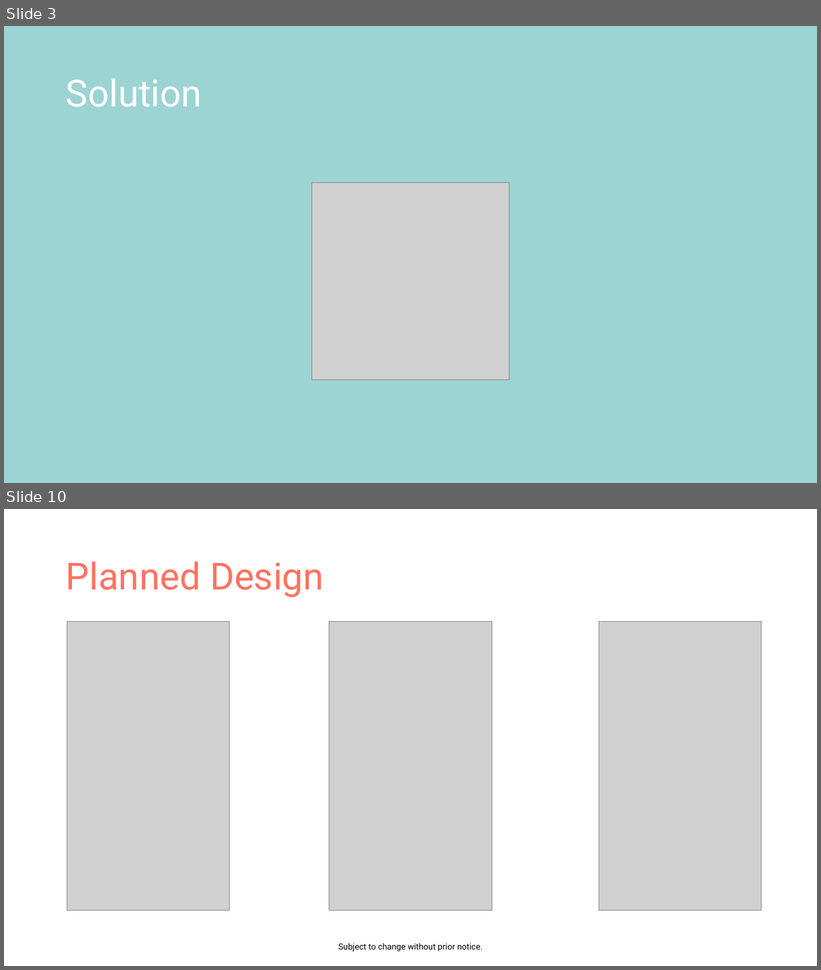
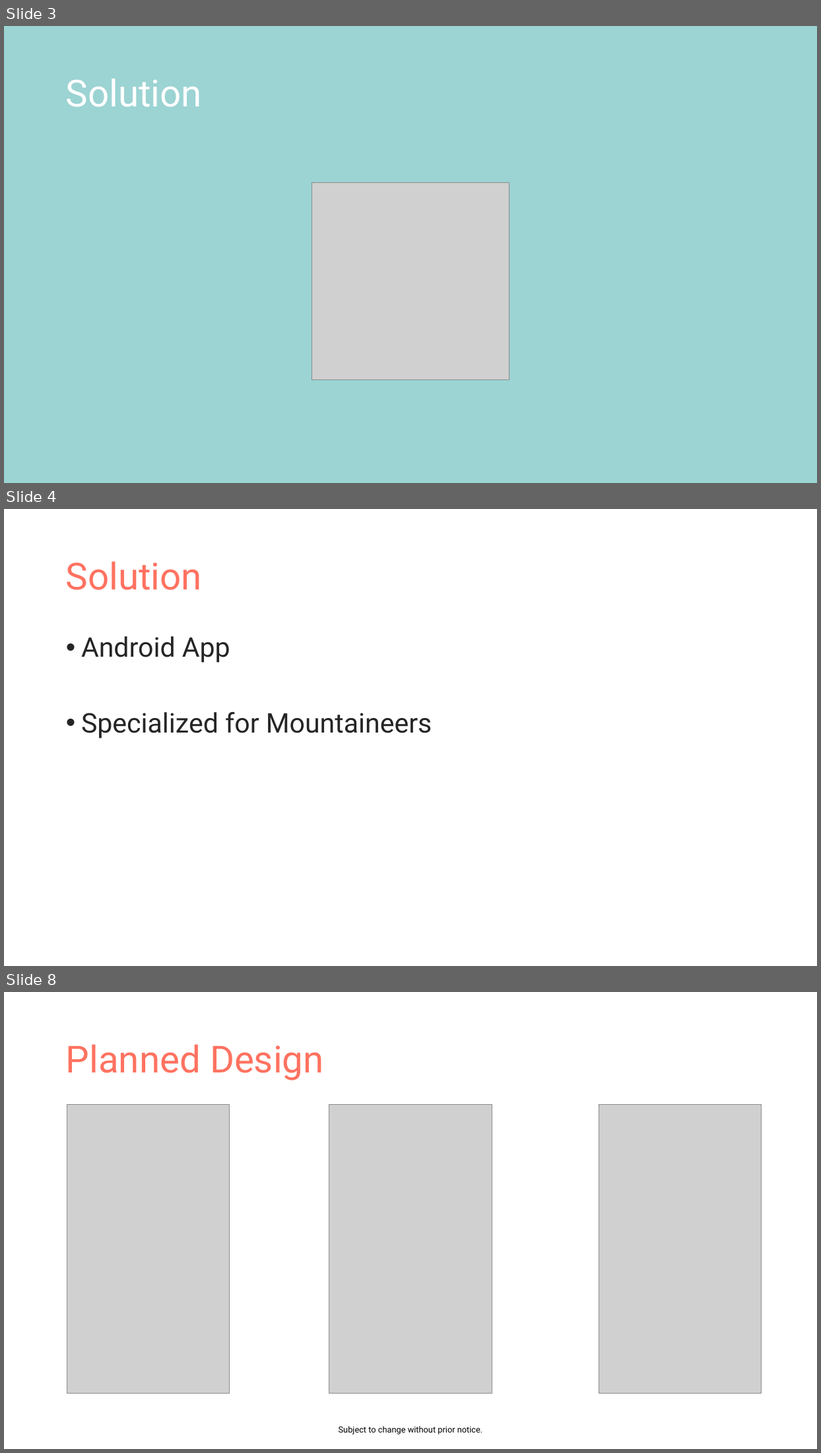
Before and after one commit to EvaJobst/MobileSports, a slide deck: Mountaineer.pptx. Shown one above the other, each under a label of ours: slides 3 and 10 before the commit, slides 3, 4 and 8 after it; the slides between them are not shown. The pictures are 821x970 and 821x1453 pixels, drawn with LibreOffice and Linux fonts; fonts in the diff are those of the drawing; grey boxes stand for pictures. Boxes give left, top, right and bottom in pixels: in the first picture for what was removed or moved away, otherwise in the second. Text is boxed around its words. In the diff, an @@ line names an element or a change of style, - is before the commit and + after.

```diff
--- a/Mountaineer.pptx
+++ b/Mountaineer.pptx
@@ slide 4 added at box(4, 509, 817, 966), background #FFFFFF @@
@@ title added at box(66, 561, 202, 590), 44 pt, text #FF7260 @@
+Solution
@@ text added at box(81, 636, 432, 739), 32 pt, text #252525 @@
+• Android App
+• Specialized for Mountaineers
@@ what was slide 10 is now slide 8 @@
```
Also in this commit, not shown: 6 slides changed, 2 other slides added, 6 slides removed.
